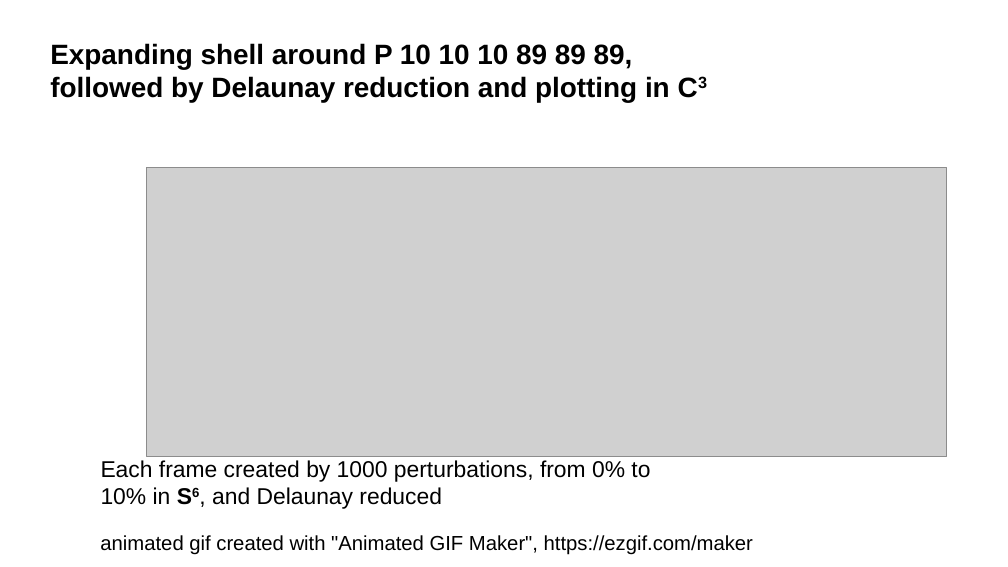
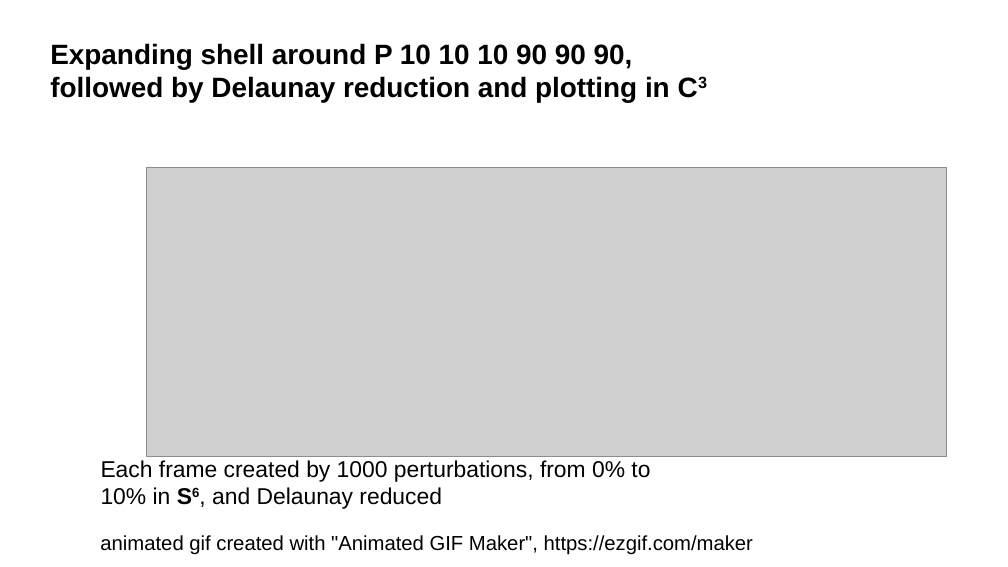
Before and after one commit to duck10/pubs, a slide deck: slide 30 of Meetings/Denver_2024/Denver-2024.pptx. Drawn at 1008x567 pixels with LibreOffice and Linux fonts; fonts in the diff are those of the drawing; grey boxes stand for pictures. Boxes give left, top, right and bottom in pixels: in the first picture for what was removed or moved away, otherwise in the second. Text is boxed around its words. In the diff, an @@ line names an element or a change of style, - is before the commit and + after.

```diff
--- a/Meetings/Denver_2024/Denver-2024.pptx
+++ b/Meetings/Denver_2024/Denver-2024.pptx
@@ title at bbox=[50, 43, 670, 102]: text changed @@
-Expanding shell around P 10 10 10 89 89 89,
-followed by Delaunay reduction and plotting in C3
+Expanding shell around P 10 10 10 90 90 90,
+followed by Delaunay reduction and plotting in C3
```
Also in this commit, not shown: 4 other slides changed, 3 other files.
